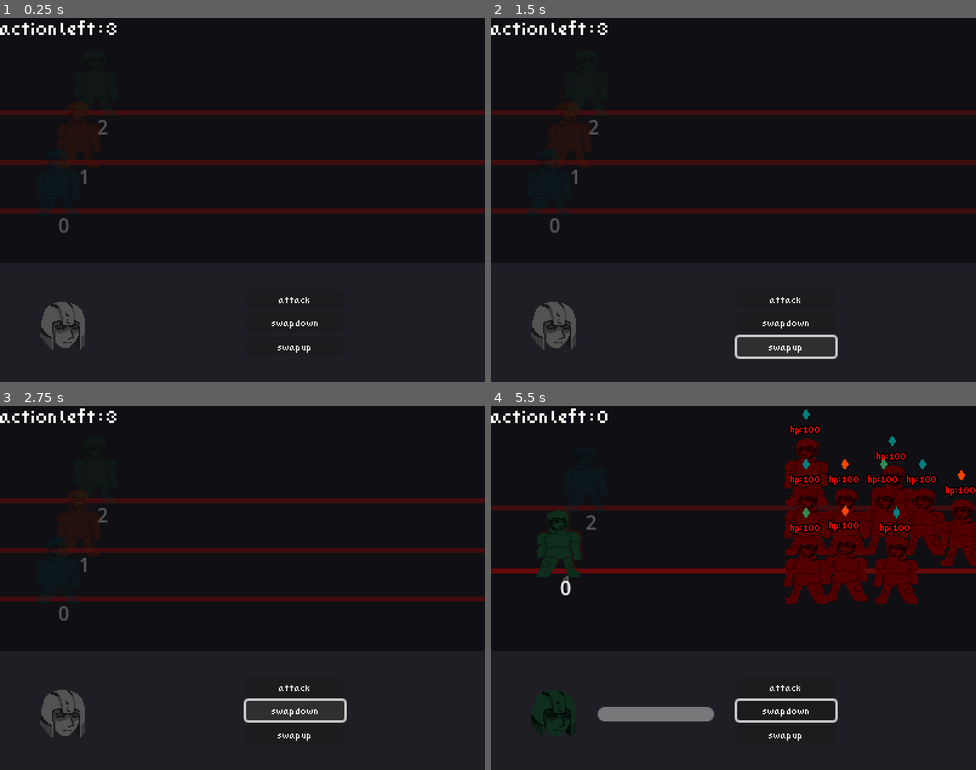
Above: before the commit, frames 1-4 (two rows, left to right).
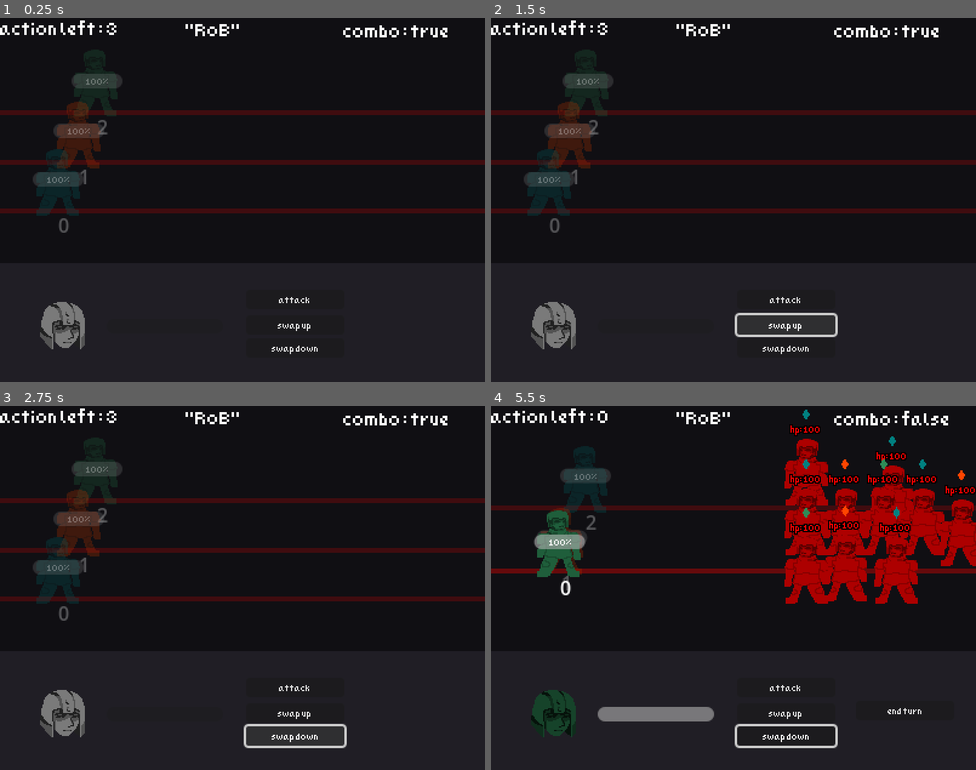
Above: after the commit, the same moments.

Repository: GerrZa/project_dungeon
Game: Godot game, scene res://src/battle/battle_scene.tscn
Same seed, same stepped clock (60 frames per second), same inputs: the game is played once before the commit and once after it.
Inputs (mouse positions are in pixels of both pictures, inside the frame that each line leads up to):
- Up to frame 1 (0.25 s): no input
- Up to frame 2 (1.5 s): click "attack" at 0.5 s; click "swap up" at 1.25 s
- Up to frame 3 (2.75 s): click "swap down" at 2 s
- Up to frame 4 (5.5 s): tap Enter (ui_accept) at 2.75, 2.85, 3.02, 3.32, 3.6, 3.77, 4.07, 4.35, 5.1, 5.27 s; move the mouse to (549, 569) at 2.77 s; hold Right (ui_right) 2.78-3.53 s; click (549, 569) at 2.92 s; move the mouse to (568, 522) at 3.52 s; click (568, 522) at 3.67 s; move the mouse to (588, 471) at 4.27 s; hold Right (ui_right) from 4.28 s (still down); click (588, 471) at 4.42 s; move the mouse to (806, 522) at 5.02 s; click (806, 522) at 5.17 s

The runs differ from the first frame. In frame 1, 3.0% of the frame differs, in the area x 6-93%, y 1-93%; in frame 2, 3.4%; in frame 3, 3.7%; in frame 4, 12%, in the area x 8-100%, y 1-94%.
Error before the commit: Invalid access to property or key 'lane' on a base object of type 'Nil'. (res://src/battle/battle_scene.gd:111)
Error after the commit: Invalid access to property or key 'lane' on a base object of type 'Nil'. (res://src/battle/battle_scene.gd:148)

Commit message:
little change

Diff:
--- a/src/battle/battle_scene.gd
+++ b/src/battle/battle_scene.gd
@@ -12,6 +12,14 @@
 
 var player_action_point = 3
 
+var turn = "p"
+
+var turn_count = 0
+
+var curr_combo = "null"
+var combo_list = ["RoB", "B1", "Rc", "BoG"]
+var combo_active = false
+
 func _ready() -> void:
 	#set up
 	for i in range(lane_count):
@@ -22,6 +30,8 @@
 
 	for i in range(lane_count):
 		lane_y_pos.append(0.0)
+
+	combo_list.shuffle()
 
 func save_y_pos():
 	if player_lane.has(null):
@@ -55,6 +65,7 @@
 
 	#player hover checking
 
+
 	for i in player_lane:
 		i.modulate.a = 0.3
 
@@ -91,6 +102,31 @@
 
 		enemy_lane[rnd_lane][0].take_damage(10)
 
+	curr_combo = combo_list[0]
+	combo_active = false
+
+	match curr_combo:
+		"RoB":
+			var half = false
+			for i in player_lane:
+				if i.char_type == 1:
+					half = true
+				if half and i.char_type == 0:
+					combo_active = true
+		"B1":
+			if player_lane[2].char_type == 1:
+				combo_active = true
+		"Rc":
+			if player_lane[1].char_type == 0:
+				combo_active = true
+		"BoG":
+			var half = false
+			for i in player_lane:
+				if i.char_type == 2:
+					half = true
+				if half and i.char_type == 1:
+					combo_active = true
+
 func _draw() -> void:
 	if lane_y_pos.size() < lane_count:
 		return
@@ -100,15 +136,16 @@
 
 
 func _on_attack_pressed() -> void:
-	if selecting_player == null or enemy_lane[selecting_player.lane].size() <= 0 or player_action_point <= 0:
-		return
-
-	enemy_lane[selecting_player.lane][0].take_damage(15, selecting_player.char_type)
-	player_action_point -= 1
+	if selecting_player == null or enemy_lane[selecting_player.lane].size() <= 0 or player_action_point <= 0 or turn != "p":
+		return
+
+	if enemy_lane[selecting_player.lane].size() > 0:
+		enemy_lane[selecting_player.lane][0].take_damage(15, selecting_player.char_type)
+		player_action_point -= 1
 
 
 func _on_swapup_pressed() -> void:
-	if selecting_player.lane >= 2 or player_action_point <= 0:
+	if selecting_player.lane >= 2 or player_action_point <= 0 or turn != "p":
 		return
 
 	var main_lane = selecting_player.lane
@@ -138,7 +175,7 @@
 
 
 func _on_swapdown_pressed() -> void:
-	if selecting_player.lane <=0 or player_action_point <= 0:
+	if selecting_player.lane <=0 or player_action_point <= 0 or turn != "p":
 		return
 
 	var main_lane = selecting_player.lane
@@ -147,11 +184,6 @@
 	var main_pos = selecting_player.to_pos
 	var swap_pos = player_lane[swap_lane].to_pos
 
-	print("----------")
-	print(main_lane)
-	print(swap_lane)
-	print("----------")
-
 	player_lane[main_lane].to_pos = swap_pos
 	player_lane[swap_lane].to_pos = main_pos
 
@@ -165,3 +197,50 @@
 	player_lane[swap_lane] = main_plr
 
 	player_action_point -= 1
+
+
+func _on_endturn_pressed() -> void:
+	turn = "e"
+
+	await get_tree().create_timer(1).timeout
+
+	#enemy atk
+	for i in enemy_lane:
+		if i.size() > 0:
+			randomize()
+			var rnd = randf()
+
+			print(rnd)
+
+			if rnd > 0.5 and i[0].hp < 30:
+				var rnd_lane = randi_range(0,2)
+
+				i[0].lane = rnd_lane
+				enemy_lane[rnd_lane].append(i[0])
+				i.erase(i[0])
+
+				rearrange_ene()
+			else:
+				var dmg = 15
+
+				if combo_active:
+					dmg *= 0.5
+					dmg = round(dmg)
+
+				i[0].attack(dmg)
+
+	turn_count += 1
+
+	if turn_count % 3 == 0:
+		randomize()
+		#var rnd_lane = randi_range(0, 2)
+		#
+		#var new_ene = load("res://src/battle/enemy/dummy_battle.tscn")
+		#var ene_ins = new_ene.instantiate()
+		#
+		#add_enemy(ene_ins, rnd_lane)
+
+		combo_list.shuffle()
+
+	turn = "p"
+	player_action_point = 3
--- a/src/battle/battle_scene.tscn
+++ b/src/battle/battle_scene.tscn
@@ -14,7 +14,10 @@
 	if battle.selecting_player != null:
 		var color = battle.selecting_player.get_node(\"Char\").modulate
 		$Port.modulate = Color(color.r, color.g, color.b, 1.0)
+		$hp_bar.max_value = battle.selecting_player.max_hp
 		$hp_bar.value = battle.selecting_player.hp
+
+	$endturn.visible = get_tree().current_scene.turn == \"p\" and get_tree().current_scene.player_action_point <= 0
 "
 
 [sub_resource type="RectangleShape2D" id="RectangleShape2D_6ynu5"]
@@ -28,6 +31,20 @@
 
 func _process(delta: float) -> void:
 	text = \"action left : \" + var_to_str(get_tree().current_scene.player_action_point)
+"
+
+[sub_resource type="GDScript" id="GDScript_jdlxq"]
+script/source = "extends Label
+
+func _process(delta: float) -> void:
+	text = \"combo : \" + var_to_str(get_tree().current_scene.combo_active)
+"
+
+[sub_resource type="GDScript" id="GDScript_w6n6o"]
+script/source = "extends Label
+
+func _process(delta: float) -> void:
+	text = var_to_str(get_tree().current_scene.curr_combo)
 "
 
 [node name="BattleScene" type="Node2D"]
@@ -68,26 +85,37 @@
 
 [node name="swapup" type="Button" parent="ui"]
 offset_left = 203.0
-offset_top = 263.0
+offset_top = 245.0
 offset_right = 284.0
-offset_bottom = 279.0
+offset_bottom = 261.0
 theme_override_fonts/font = ExtResource("4_6cbqe")
 theme_override_font_sizes/font_size = 8
 text = "swap up"
 
 [node name="swapdown" type="Button" parent="ui"]
 offset_left = 203.0
+offset_top = 264.0
+offset_right = 284.0
+offset_bottom = 280.0
+theme_override_fonts/font = ExtResource("4_6cbqe")
+theme_override_font_sizes/font_size = 8
+text = "swap down"
+
+[node name="endturn" type="Button" parent="ui"]
+offset_left = 301.0
 offset_top = 243.0
-offset_right = 284.0
+offset_right = 382.0
 offset_bottom = 259.0
 theme_override_fonts/font = ExtResource("4_6cbqe")
 theme_override_font_sizes/font_size = 8
-text = "swap down"
+text = "end turn
+"
 
 [node name="player0" type="Area2D" parent="."]
 position = Vector2(48, 159)
 script = ExtResource("2_6ynu5")
 char_type = 1
+max_hp = 70
 metadata/_edit_group_ = true
 
 [node name="Char" type="Sprite2D" parent="player0"]
@@ -102,11 +130,21 @@
 [node name="lane" type="Label" parent="player0"]
 offset_right = 40.0
 offset_bottom = 23.0
+
+[node name="hp" type="ProgressBar" parent="player0"]
+offset_left = -21.0
+offset_top = -32.0
+offset_right = 21.0
+offset_bottom = -20.0
+mouse_filter = 2
+theme_override_fonts/font = ExtResource("4_6cbqe")
+theme_override_font_sizes/font_size = 8
 
 [node name="player1" type="Area2D" parent="."]
 position = Vector2(65, 119)
 script = ExtResource("2_6ynu5")
 lane = 1
+max_hp = 130
 metadata/_edit_group_ = true
 
 [node name="Char" type="Sprite2D" parent="player1"]
@@ -121,6 +159,15 @@
 [node name="lane" type="Label" parent="player1"]
 offset_right = 40.0
 offset_bottom = 23.0
+
+[node name="hp" type="ProgressBar" parent="player1"]
+offset_left = -21.0
+offset_top = -32.0
+offset_right = 21.0
+offset_bottom = -20.0
+mouse_filter = 2
+theme_override_fonts/font = ExtResource("4_6cbqe")
+theme_override_font_sizes/font_size = 8
 
 [node name="player2" type="Area2D" parent="."]
 position = Vector2(80, 78)
@@ -142,6 +189,15 @@
 offset_right = 40.0
 offset_bottom = 23.0
 
+[node name="hp" type="ProgressBar" parent="player2"]
+offset_left = -21.0
+offset_top = -32.0
+offset_right = 21.0
+offset_bottom = -20.0
+mouse_filter = 2
+theme_override_fonts/font = ExtResource("4_6cbqe")
+theme_override_font_sizes/font_size = 8
+
 [node name="Label" type="Label" parent="."]
 offset_right = 40.0
 offset_bottom = 23.0
@@ -149,6 +205,24 @@
 label_settings = SubResource("LabelSettings_jdlxq")
 script = SubResource("GDScript_r6mhw")
 
+[node name="combo_label" type="Label" parent="."]
+offset_left = 283.0
+offset_top = 2.0
+offset_right = 371.0
+offset_bottom = 25.0
+text = "combo : "
+label_settings = SubResource("LabelSettings_jdlxq")
+script = SubResource("GDScript_jdlxq")
+
+[node name="comb_name" type="Label" parent="."]
+offset_left = 153.0
+offset_top = 1.0
+offset_right = 241.0
+offset_bottom = 24.0
+label_settings = SubResource("LabelSettings_jdlxq")
+script = SubResource("GDScript_w6n6o")
+
 [connection signal="pressed" from="ui/attack" to="." method="_on_attack_pressed"]
 [connection signal="pressed" from="ui/swapup" to="." method="_on_swapup_pressed"]
 [connection signal="pressed" from="ui/swapdown" to="." method="_on_swapdown_pressed"]
+[connection signal="pressed" from="ui/endturn" to="." method="_on_endturn_pressed"]
--- a/src/battle/enemy/dummy_battle.gd
+++ b/src/battle/enemy/dummy_battle.gd
@@ -44,8 +44,8 @@
 		get_tree().current_scene.enemy_lane[lane].erase(self)
 		get_tree().current_scene.rearrange_ene()
 
-func attack():
-	get_tree().current_scene.player_lane[lane].hp -= 15
+func attack(dmg):
+	get_tree().current_scene.player_lane[lane].hp -= dmg
 
 func swapdown():
 	if lane <= 0:
--- a/src/battle/player_battler.gd
+++ b/src/battle/player_battler.gd
@@ -9,6 +9,7 @@
 }
 @export var char_type : TYPE = TYPE.ORANGE
 
+@export var max_hp = 100
 var hp = 100
 
 var to_pos = Vector2.ZERO
@@ -24,6 +25,8 @@
 func _ready() -> void:
 	super()
 	to_pos = position
+
+	hp = max_hp
 
 	match char_type:
 		TYPE.ORANGE:
@@ -56,4 +59,7 @@
 	position = lerp(position, to_pos, 0.1)
 	battle_scene = get_tree().current_scene
 
+	$hp.max_value = max_hp
+	$hp.value = hp
+
 	$lane.text = var_to_str(lane)
Binary file changed: asset/place_holder/char.png
Binary file changed: asset/place_holder/port.png
Not shown: 1 places in src/battle/battle_scene.tscn that only renumber resources
